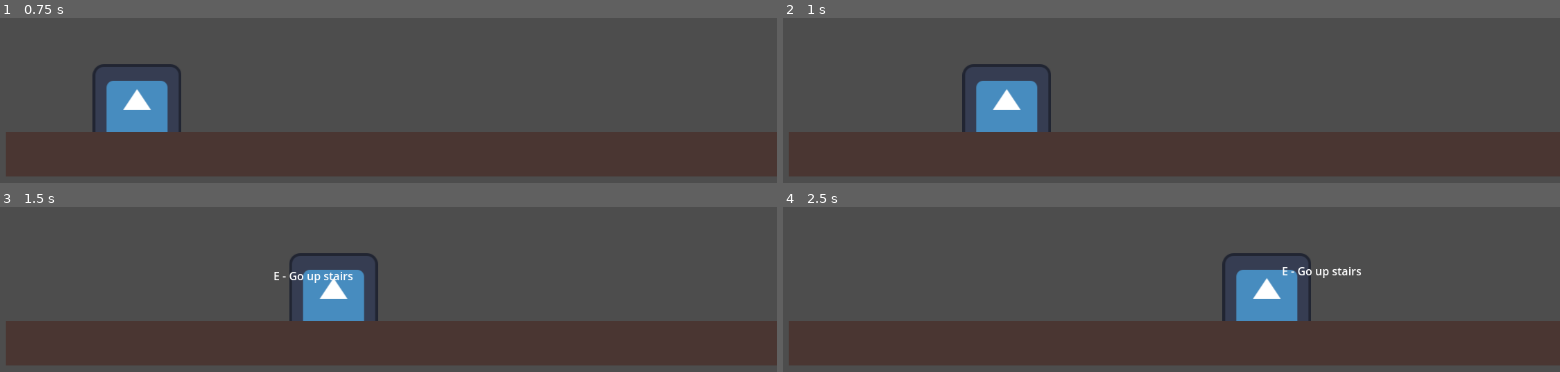
Above: before the commit, frames 1-4 (two rows, left to right).
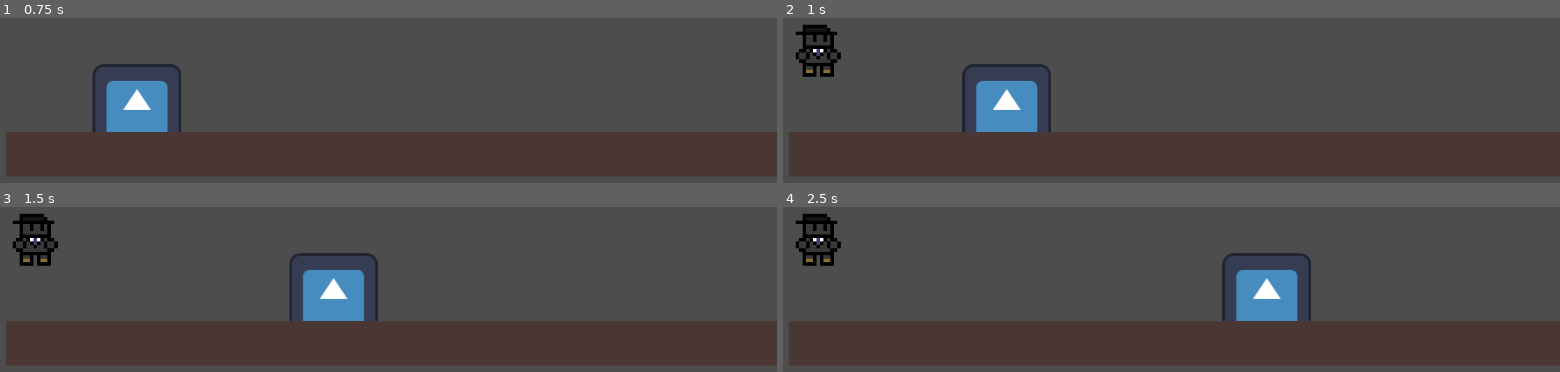
Above: after the commit, the same moments.

Repository: kyruken/Cozy-Cat-Hotel
Game: Godot game, scene res://scenes/game/characters/main.tscn
Two runs of this game, one before a commit and one after it. Both use one fixed random seed, a clock stepped at 60 frames per second and the inputs below. The engine's default icon, where the game draws it, is replaced by a stand-in: a white triangle on a blue panel in a dark square.
Inputs:
- Up to frame 1 (0.75 s): tap Enter at 0.5 s; hold Right (ui_right) from 0.53 s (still down)
- Up to frame 2 (1 s): keep holding Right (ui_right)
- Up to frame 3 (1.5 s): release Right (ui_right) at 1.28 s; hold Down (ui_down) from 1.28 s (still down)
- Up to frame 4 (2.5 s): tap Space at 2 s; release Down (ui_down) at 2.03 s; hold Right (ui_right) from 2.03 s (still down)

Frame 1 is identical in both runs. In frame 2, 1.0% of the frame differs, in the area x 1-8%, y 4-36%; in frame 3, 1.2%; in frame 4, 1.3%, in the area x 1-75%, y 4-44%.

Commit message:
add data structure logic for customers and rooms

Diff:
--- /dev/null
+++ b/scenes/game/characters/customer.tscn
@@ -0,0 +1,33 @@
+[gd_scene load_steps=8 format=3 uid="uid://deyt8tld85lwj"]
+
+[ext_resource type="Script" path="res://scenes/game/scripts/customer_scripts/Customer.gd" id="1_u4n6f"]
+[ext_resource type="Texture2D" uid="uid://jf1iscye32jr" path="res://assets/sprites/customer.png" id="2_iaeg5"]
+[ext_resource type="Script" path="res://scenes/game/scripts/StateMachine.gd" id="3_ynga3"]
+[ext_resource type="Script" path="res://scenes/game/scripts/customer_scripts/CustomerIdle.gd" id="4_6ue2h"]
+[ext_resource type="Script" path="res://scenes/game/scripts/customer_scripts/CustomerWalk.gd" id="5_fc68d"]
+[ext_resource type="Script" path="res://scenes/game/scripts/customer_scripts/CustomerLeave.gd" id="6_bx6iq"]
+
+[sub_resource type="RectangleShape2D" id="RectangleShape2D_8bua0"]
+
+[node name="Customer" type="CharacterBody2D"]
+script = ExtResource("1_u4n6f")
+
+[node name="Sprite2D" type="Sprite2D" parent="."]
+texture_filter = 1
+scale = Vector2(5, 5)
+texture = ExtResource("2_iaeg5")
+
+[node name="CollisionShape2D" type="CollisionShape2D" parent="."]
+shape = SubResource("RectangleShape2D_8bua0")
+
+[node name="StateMachine" type="Node" parent="."]
+script = ExtResource("3_ynga3")
+
+[node name="IdleInLine" type="Node" parent="StateMachine"]
+script = ExtResource("4_6ue2h")
+
+[node name="WalkToRoom" type="Node" parent="StateMachine"]
+script = ExtResource("5_fc68d")
+
+[node name="LeaveRoom" type="Node" parent="StateMachine"]
+script = ExtResource("6_bx6iq")
--- a/scenes/game/characters/main.tscn
+++ b/scenes/game/characters/main.tscn
@@ -1,8 +1,10 @@
-[gd_scene load_steps=6 format=3 uid="uid://tnfj6vqlox0i"]
+[gd_scene load_steps=8 format=3 uid="uid://tnfj6vqlox0i"]
 
+[ext_resource type="Script" path="res://scenes/game/scripts/main.gd" id="1_7evv7"]
 [ext_resource type="PackedScene" uid="uid://b6bbn8u0navok" path="res://scenes/game/characters/player.tscn" id="1_pjv28"]
 [ext_resource type="Texture2D" uid="uid://bu1nccmve3j5l" path="res://assets/sprites/tilesheet_complete.png" id="2_lxfo0"]
-[ext_resource type="PackedScene" uid="uid://c5mk6p158yq0w" path="res://scenes/game/objects/teleporter.tscn" id="3_ldjib"]
+[ext_resource type="PackedScene" uid="uid://du5kxdp54tqn0" path="res://scenes/game/objects/customer_spawner.tscn" id="4_hwubd"]
+[ext_resource type="PackedScene" uid="uid://deyt8tld85lwj" path="res://scenes/game/characters/customer.tscn" id="5_dceo3"]
 
 [sub_resource type="TileSetAtlasSource" id="TileSetAtlasSource_frcsp"]
 texture = ExtResource("2_lxfo0")
@@ -733,8 +735,9 @@
 physics_layer_0/collision_layer = 1
 sources/0 = SubResource("TileSetAtlasSource_frcsp")
 
-[node name="Node2D" type="Node2D"]
+[node name="Main" type="Node2D"]
 position = Vector2(80, 189)
+script = ExtResource("1_7evv7")
 
 [node name="Player" parent="." instance=ExtResource("1_pjv28")]
 position = Vector2(66, 49)
@@ -744,10 +747,6 @@
 format = 2
 layer_0/tile_data = PackedInt32Array(655359, 0, 0, 589824, 0, 0, 589825, 0, 0, 589826, 0, 0, 589827, 0, 0, 589828, 0, 0 …(939 unchanged characters)…
 
-[node name="Teleporter2" parent="." node_paths=PackedStringArray("other_teleporter") instance=ExtResource("3_ldjib")]
-position = Vector2(731, 71)
-other_teleporter = NodePath("../Teleporter")
-
-[node name="Teleporter" parent="." node_paths=PackedStringArray("other_teleporter") instance=ExtResource("3_ldjib")]
-position = Vector2(406, 78)
-other_teleporter = NodePath("../Teleporter2")
+[node name="CustomerSpawner" parent="." instance=ExtResource("4_hwubd")]
+position = Vector2(285, 96)
+customer_scene = ExtResource("5_dceo3")
--- /dev/null
+++ b/scenes/game/objects/customer_spawner.tscn
@@ -0,0 +1,11 @@
+[gd_scene load_steps=2 format=3 uid="uid://du5kxdp54tqn0"]
+
+[ext_resource type="Script" path="res://scenes/game/scripts/object_scripts/CustomerSpawner.gd" id="1_frq3j"]
+
+[node name="CustomerSpawner" type="Node2D"]
+script = ExtResource("1_frq3j")
+
+[node name="SpawnTimer" type="Timer" parent="."]
+autostart = true
+
+[connection signal="timeout" from="SpawnTimer" to="." method="_on_spawn_timer_timeout"]
--- a/scenes/game/scripts/StateMachine.gd
+++ b/scenes/game/scripts/StateMachine.gd
@@ -8,7 +8,6 @@
 func _ready():
 	for child in get_children():
 		if child is State:
-			print(child)
 			states[child.name.to_lower()] = child
 			child.Transitioned.connect(on_child_transition)
 
--- /dev/null
+++ b/scenes/game/scripts/customer_scripts/Customer.gd
@@ -0,0 +1,15 @@
+extends CharacterBody2D
+
+@export var main : Node2D
+var speed := 500.0
+
+func _ready():
+	main = get_tree().get_root().get_node("Main")
+	main.add_customer(self)
+	main.scan_for_rooms()
+
+func move_to_room(location : Vector2):
+	pass
+	##call function in customer_queue to move customer to that location
+	print("moving to")
+	print(location)
--- /dev/null
+++ b/scenes/game/scripts/customer_scripts/CustomerIdle.gd
@@ -0,0 +1,11 @@
+extends State
+class_name CustomerIdle
+
+@export var animator : AnimationPlayer
+
+func Enter():
+	owner.velocity = Vector2.ZERO
+
+func Update(delta: float):
+	pass
+#	Transitioned.emit(self, "walk")
--- /dev/null
+++ b/scenes/game/scripts/customer_scripts/CustomerLeave.gd
@@ -0,0 +1,13 @@
+extends State
+class_name CustomerLeave
+
+
+func Enter():
+	pass
+
+func Physics_Update(delta: float):
+	pass
+	##Activate timer
+	##Once timer is up, set visible=true
+	##Move customer to despawn point
+	##Destroy(customer)
--- /dev/null
+++ b/scenes/game/scripts/customer_scripts/CustomerWalk.gd
@@ -0,0 +1,16 @@
+extends State
+class_name CustomerWalk
+
+@export var player : CharacterBody2D
+@export var speed = 300
+@export var sprite : Sprite2D
+@export var animator : AnimationPlayer
+
+func Enter():
+	pass
+
+func Physics_Update(delta: float):
+	pass
+	##Find available room location
+	##Walk towards available room
+	##Once collide with room collider, set visible=false
--- /dev/null
+++ b/scenes/game/scripts/main.gd
@@ -0,0 +1,29 @@
+extends Node2D
+
+var queue_of_customers = []
+var rooms = [[false,Vector2(0,0)], [false, Vector2(1,1)]]
+
+func add_customer(customer):
+	queue_of_customers.append(customer)
+
+func pop_customer():
+	#pop_front pops front of array and reindexes whole array
+	queue_of_customers.pop_front()
+
+func scan_for_rooms():
+	##Scan on these conditions:
+		# 1. When customer spawns
+		# 2. When customer leaves a room
+
+	## index 0 is hasCustomer, index 1 is location of room ##
+	for current_room in rooms:
+		var room_has_customer = current_room[0]
+		var room_location = current_room[1]
+
+		if !room_has_customer:
+			var current_customer = queue_of_customers[0]
+			print(queue_of_customers[0])
+			current_customer.move_to_room(room_location)
+			pop_customer()
+			current_room[0] = true
+			break
--- /dev/null
+++ b/scenes/game/scripts/object_scripts/CustomerSpawner.gd
@@ -0,0 +1,7 @@
+extends Node2D
+
+@export var customer_scene : PackedScene
+
+func _on_spawn_timer_timeout():
+	var new_customer = customer_scene.instantiate()
+	get_tree().get_root().get_node("Main").add_child(new_customer)
Binary file added: assets/sprites/customer.png
Not shown, added: assets/sprites/customer.png.import
Not shown, added: scenes/game/characters/cus3517.tmp
